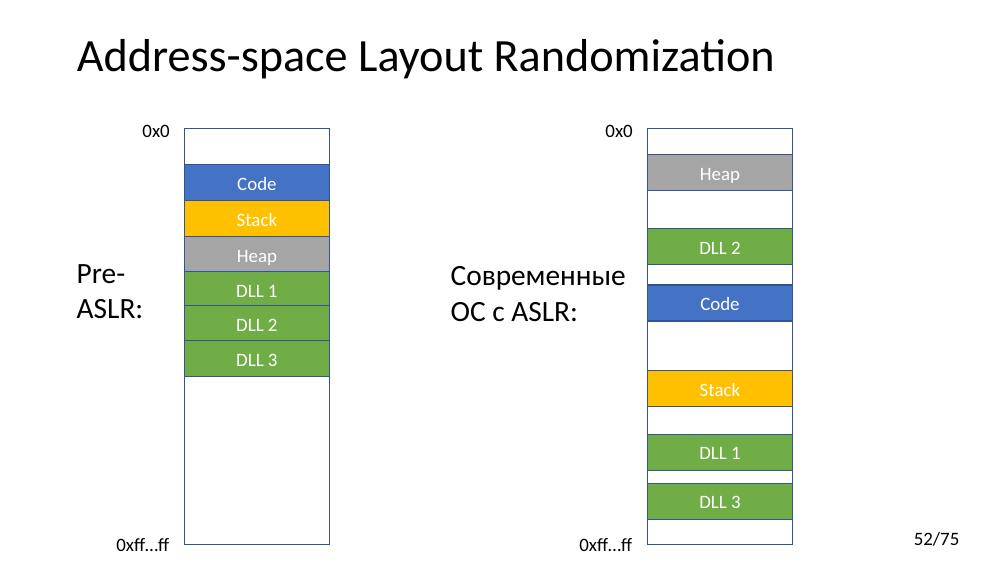
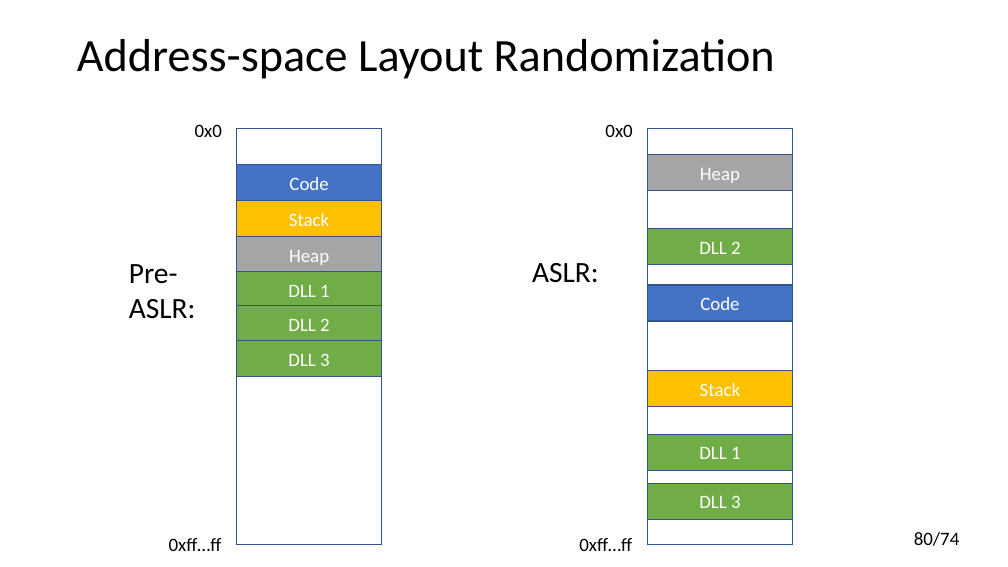
Before and after one commit to yugr/CppRussia, a slide deck: slide 80 of 2024/RU.pptx (slide 52 before the commit). Drawn at 1008x567 pixels with LibreOffice and Linux fonts; fonts in the diff are those of the drawing. Boxes give left, top, right and bottom in pixels: in the first picture for what was removed or moved away, otherwise in the second. Text is boxed around its words. In the diff, an @@ line names an element or a change of style, - is before the commit and + after.

```diff
--- a/2024/RU.pptx
+++ b/2024/RU.pptx
@@ text "0x0": place and size @@
-text "0x0" at bbox=[142, 124, 169, 137]
+text "0x0" at bbox=[195, 124, 222, 137]
@@ 7 rectangles, 2 texts: place and size @@
-7 rectangles, 2 texts at bbox=[77, 129, 330, 551]
+7 rectangles, 2 texts at bbox=[129, 129, 382, 551]
@@ text at bbox=[532, 263, 599, 283]: text changed @@
-Современные ОС с ASLR:
+ASLR:
@@ page number at bbox=[914, 532, 960, 546]: text changed @@
-52/75
+80/74
```
Also in this commit, not shown: 5 other slides changed.
